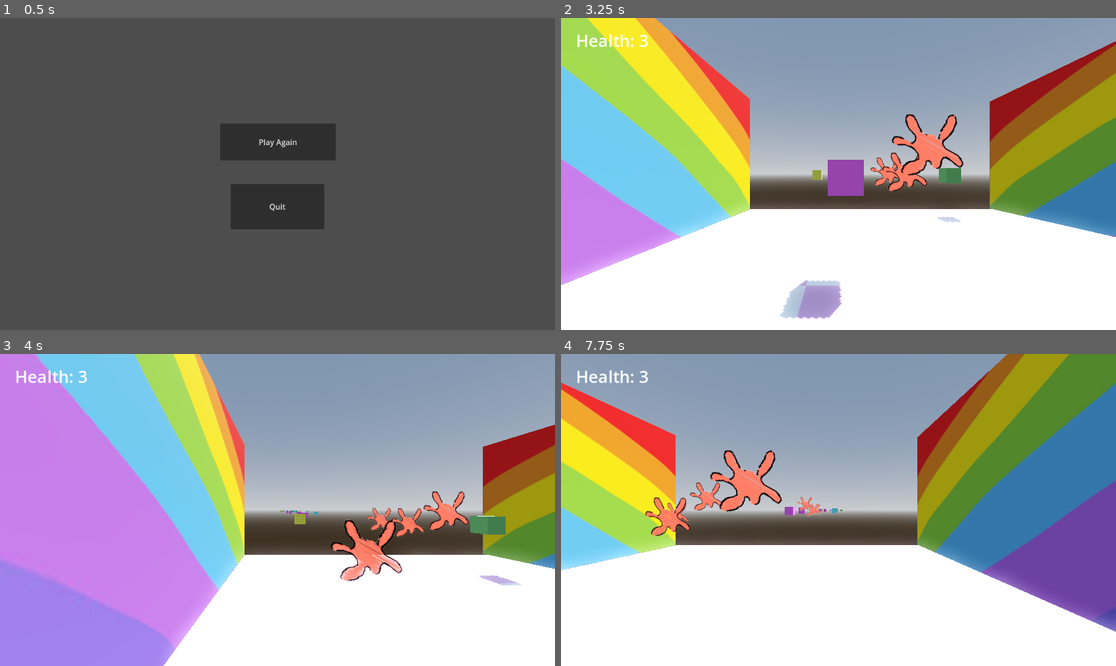
Above: before the commit, frames 1-4 (two rows, left to right).
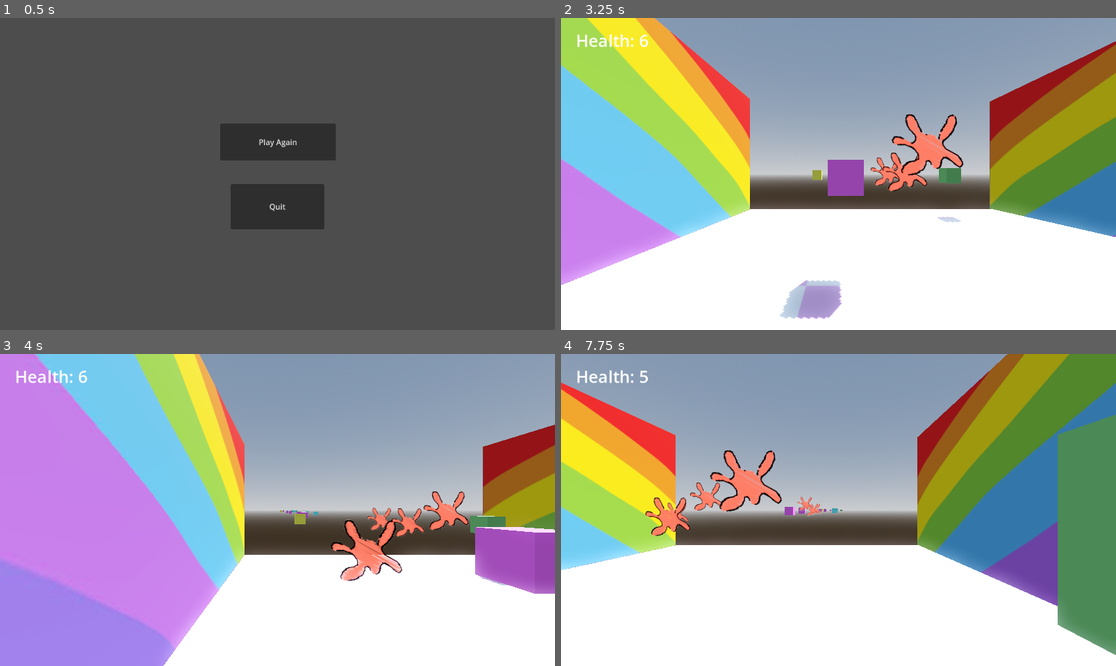
Above: after the commit, the same moments.

Repository: Ava-TU/ShooterGame_Assignment
Game: Godot game, scene res://Scenes/game_over.tscn
Same seed, same stepped clock (60 frames per second), same inputs: the game is played once before the commit and once after it. The project has no main scene, so this scene is started directly.
Inputs (mouse positions are in pixels of both pictures, inside the frame that each line leads up to):
- Up to frame 1 (0.5 s): no input
- Up to frame 2 (3.25 s): click "Play Again" at 0.5 s; tap Enter (ui_accept) at 1.25, 1.52, 2.27 s; move the mouse to (810, 236) at 1.27 s; hold Up (ui_up) 1.28-2.78 s; click (810, 236) at 1.35 s; move the mouse to (1005, 220) at 2.02 s; click (1005, 220) at 2.1 s; move the mouse to (672, 127) at 2.77 s; hold A (left) from 2.78 s (still down); click (672, 127) at 2.85 s
- Up to frame 3 (4 s): keep holding A (left); move the mouse to (305, 510) at 3.52 s; click (305, 510) at 3.6 s; tap Enter (ui_accept) at 3.77 s
- Up to frame 4 (7.75 s): move the mouse to (755, 432) at 4.27 s; release A (left) at 4.28 s; hold Down (ui_down) 4.28-5.03 s; click (755, 432) at 4.35 s; tap Enter (ui_accept) at 4.52, 5.27, 6.77, 7.52 s; move the mouse to (960, 494) at 5.02 s; hold D (right) 5.03-5.78 s; click (960, 494) at 5.1 s; move the mouse to (727, 525) at 5.77 s; hold Up (ui_up) 5.78-6.53 s; click (727, 525) at 5.85 s; move the mouse to (894, 441) at 6.52 s; hold D (right) from 6.53 s (still down); click (894, 441) at 6.6 s; move the mouse to (810, 572) at 7.27 s; click (810, 572) at 7.35 s

Frame 1 is identical in both runs. In frame 2, less than 0.1% of the frame differs, in the area x 14-16%, y 5-10%; in frame 3, 2.8%; in frame 4, 7.3%, in the area x 14-100%, y 5-97%.

Commit message:
health fully working sorta
the health goes down when the player gets hit and when the canvass go past the player but the codes a bit messy idk how to do it more efficiently.
Also dont know why the score goes up when the player gets hit need to fix that

Diff:
--- a/shooter_assignment/Scenes/game_over.tscn
+++ b/shooter_assignment/Scenes/game_over.tscn
@@ -1,6 +1,6 @@
 [gd_scene load_steps=2 format=3 uid="uid://wjsydbkfy6fj"]
 
-[ext_resource type="Script" uid="uid://cew6aip3d6p7u" path="res://Scenes/game_over.gd" id="1_ojehl"]
+[ext_resource type="Script" uid="uid://cew6aip3d6p7u" path="res://Scripts/game_over.gd" id="1_ojehl"]
 
 [node name="GameOver" type="CanvasLayer"]
 script = ExtResource("1_ojehl")
--- /dev/null
+++ b/shooter_assignment/Scripts/Global.gd
@@ -0,0 +1,3 @@
+extends Node
+
+var health = 3
--- a/shooter_assignment/Scripts/character_body_3d.gd
+++ b/shooter_assignment/Scripts/character_body_3d.gd
@@ -1,9 +1,8 @@
 extends CharacterBody3D
-
 
 const SPEED = 6.0
 const JUMP_VELOCITY = 4.5
-var health = 3
+
 
 var paintBullet = load("res://Scenes/paint.tscn")
 var instance
@@ -11,7 +10,7 @@
 
 func _physics_process(delta: float) -> void:
 
-	$"../CanvasLayer/Label".text = "Health: " + str(health)
+	$"../CanvasLayer/Label".text = "Health: " + str(Global.health)
 
 	##SHOOTING
 	if Input.is_action_just_pressed("shoot"):
@@ -44,8 +43,8 @@
 
 func _on_player_hit_box_area_entered(_area: Area3D) -> void:
 	print ("OUCH")
-	health -= 1
-	print (health)
+	Global.health -= 1
+	print (Global.health)
 
-	if health <= 0:
+	if Global.health <= 0:
 		get_tree().change_scene_to_file("res://Scenes/game_over.tscn")
--- a/shooter_assignment/Scenes/game_over.gd
+++ b/shooter_assignment/Scripts/game_over.gd
@@ -3,6 +3,7 @@
 
 func _on_play_again_pressed() -> void:
 	get_tree().change_scene_to_file("res://Scenes/Level.tscn")
+	Global.health += 3
 
 
 func _on_quit_pressed() -> void:
--- a/shooter_assignment/Scripts/modules.gd
+++ b/shooter_assignment/Scripts/modules.gd
@@ -6,11 +6,17 @@
 
 # Called every frame. 'delta' is the elapsed time since the previous frame.
 func _process(delta: float) -> void:
+
 	position.z += speed * delta
-	if position.z > 10:
+	if position.z > 15:
 		level.SpawnModule(position.z + (level.amount * level.offset))
+		print("Canvas Delete")
+		Global.health -= 1
+		print(Global.health)
 		queue_free()
 
+		if Global.health <= 0:
+			get_tree().change_scene_to_file("res://Scenes/game_over.tscn")
 
 func _on_hit_box_area_entered(_area: Area3D) -> void:
 	print ("Paint 1")
--- a/shooter_assignment/project.godot
+++ b/shooter_assignment/project.godot
@@ -13,6 +13,10 @@
 config/name="Shooter_Assignment"
 config/features=PackedStringArray("4.4", "Forward Plus")
 config/icon="res://icon.svg"
+
+[autoload]
+
+Global="*res://Scripts/Global.gd"
 
 [input]
 
Not shown, added: shooter_assignment/Scripts/Global.gd.uid
Renamed: shooter_assignment/Scenes/game_over.gd.uid -> shooter_assignment/Scripts/game_over.gd.uid
